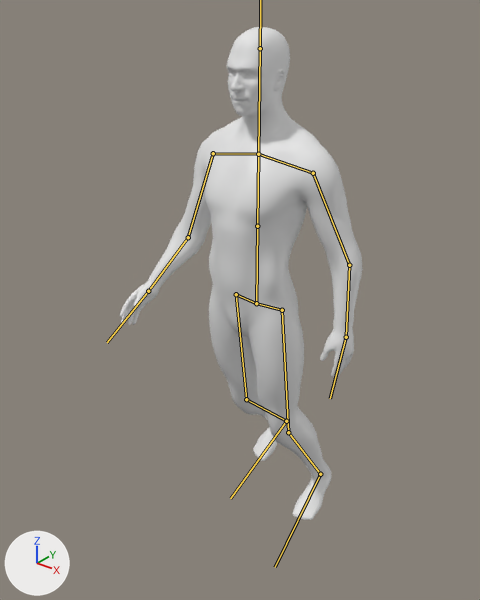
One commit to the glTF model assets/Char_Base_animation_v2.glb: the scene before it, then after it.
Before and after are seen from a 50 mm camera at (1.339, -1.775, 2.142) aimed at (-0.104, 0.03, 1.023). The axes (+X, +Y, +Z) are drawn at lower left. The lights are the same throughout. Both versions are drawn at frame 551 of the action 'ArmatureAction'; the numbers are the values there. The bones that bend it are drawn over the model as lines.

In view in the first picture: 'Char_Mlp'.
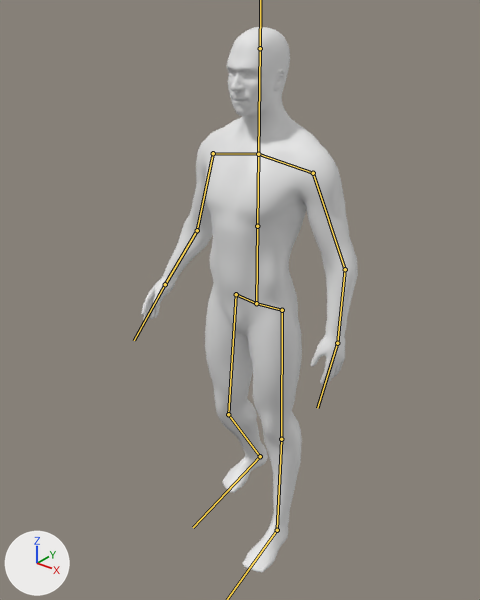
Location of each change, [x1, y1, x2, y2] in pixels of the pictures (480 x 600 px):
'Char_Mlp', posed (11% narrower, 11% taller)
    before: [120, 27, 363, 520]
    after: [141, 27, 358, 573]
bone 'Bone.005.L', root to tip
    before: (313, 173) to (349, 265)
    after: (313, 173) to (345, 269)
bone 'Bone.005.R', root to tip
    before: (213, 153) to (188, 237)
    after: (213, 153) to (197, 230)
bone 'Bone.009.L', root to tip
    before: (282, 310) to (288, 432)
    after: (282, 310) to (281, 439)
bone 'Bone.010.L', root to tip
    before: (288, 432) to (320, 474)
    after: (281, 439) to (277, 530)
bone 'Bone.009.R', root to tip
    before: (236, 294) to (246, 399)
    after: (236, 294) to (228, 414)
bone 'Bone.010.R', root to tip
    before: (246, 399) to (286, 421)
    after: (228, 414) to (260, 456)

The change, as a list of edits to the scene's bpy script:
```text
Change bone_bone_005_l:
    where bone_bone_005_l = bpy.data.objects['Armature'].pose.bones['Bone.005.L']  # child of 'Bone.004.L'
    bone_bone_005_l.rotation_quaternion: (0.988, -0.113, 0.048, -0.089) -> (0.992, -0.072, 0.028, -0.101)  # degrees (-13, 4, -11) -> degrees (-9, 2, -12)
Change bone_bone_005_r:
    where bone_bone_005_r = bpy.data.objects['Armature'].pose.bones['Bone.005.R']  # child of 'Bone.004.R'
    bone_bone_005_r.rotation_quaternion: (0.987, 0.048, 0.017, 0.155) -> (0.993, -0.04, -0.029, 0.103)  # degrees (6, 1, 18) -> degrees (-5, -3, 12)
Change bone_bone_009_l:
    where bone_bone_009_l = bpy.data.objects['Armature'].pose.bones['Bone.009.L']  # child of 'Bone.008.L'
    bone_bone_009_l.rotation_quaternion: (1.0, 0.014, 0.001, 0.023) -> (1.0, -0.01, -0.001, -0.015)  # degrees (2, 0, 3) -> degrees (-1, 0, -2)
Change bone_bone_010_l:
    where bone_bone_010_l = bpy.data.objects['Armature'].pose.bones['Bone.010.L']  # child of 'Bone.009.L'
    bone_bone_010_l.rotation_quaternion: (0.973, 0.112, 0.006, 0.201) -> (0.999, -0.025, -0.001, -0.045)  # degrees (13, -2, 23) -> degrees (-3, 0, -5)
Change bone_bone_011_l:
    where bone_bone_011_l = bpy.data.objects['Armature'].pose.bones['Bone.011.L']  # child of 'Bone.010.L'
    bone_bone_011_l.rotation_quaternion: (0.993, 0.03, -0.016, -0.116) -> (1.0, -0.008, -0.002, 0.029)  # degrees (4, -1, -13) -> degrees (-1, 0, 3)
Change bone_bone_009_r:
    where bone_bone_009_r = bpy.data.objects['Armature'].pose.bones['Bone.009.R']  # child of 'Bone.008.R'
    bone_bone_009_r.rotation_quaternion: (0.996, 0.046, -0.004, -0.073) -> (1.0, -0.011, 0.001, 0.018)  # degrees (5, 0, -8) -> degrees (-1, 0, 2)
Change bone_bone_010_r:
    where bone_bone_010_r = bpy.data.objects['Armature'].pose.bones['Bone.010.R']  # child of 'Bone.009.R'
    bone_bone_010_r.rotation_quaternion: (0.959, 0.138, -0.008, -0.247) -> (0.965, 0.128, -0.007, -0.229)  # degrees (16, 3, -28) -> degrees (15, 3, -26)
```
